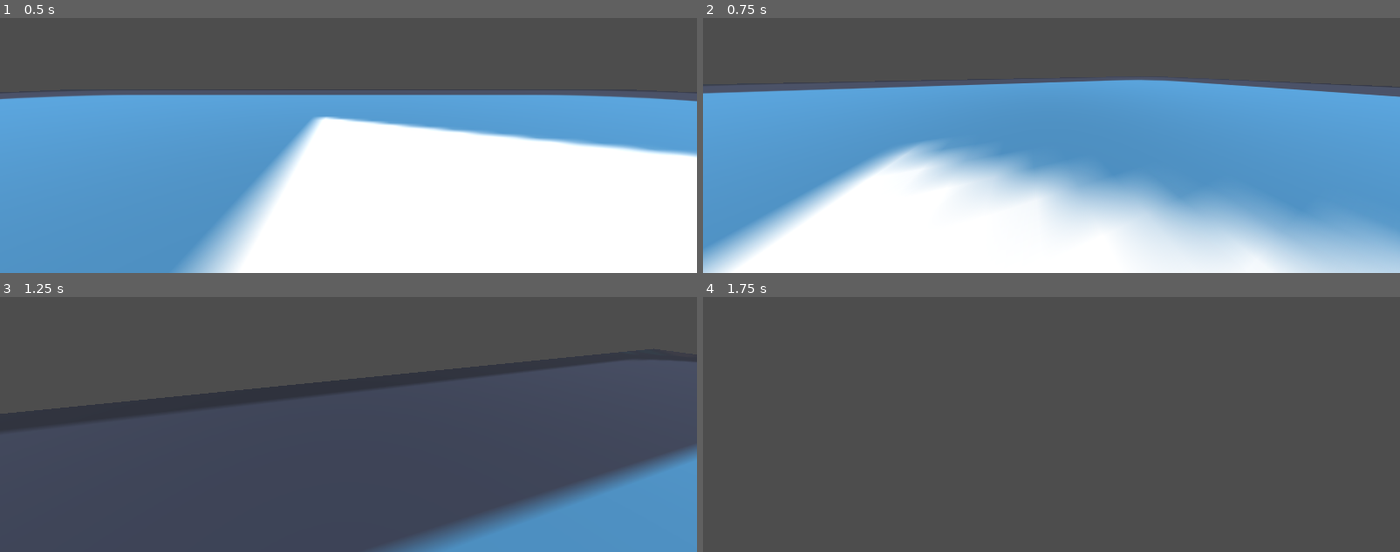
Above: before the commit, frames 1-4 (two rows, left to right).
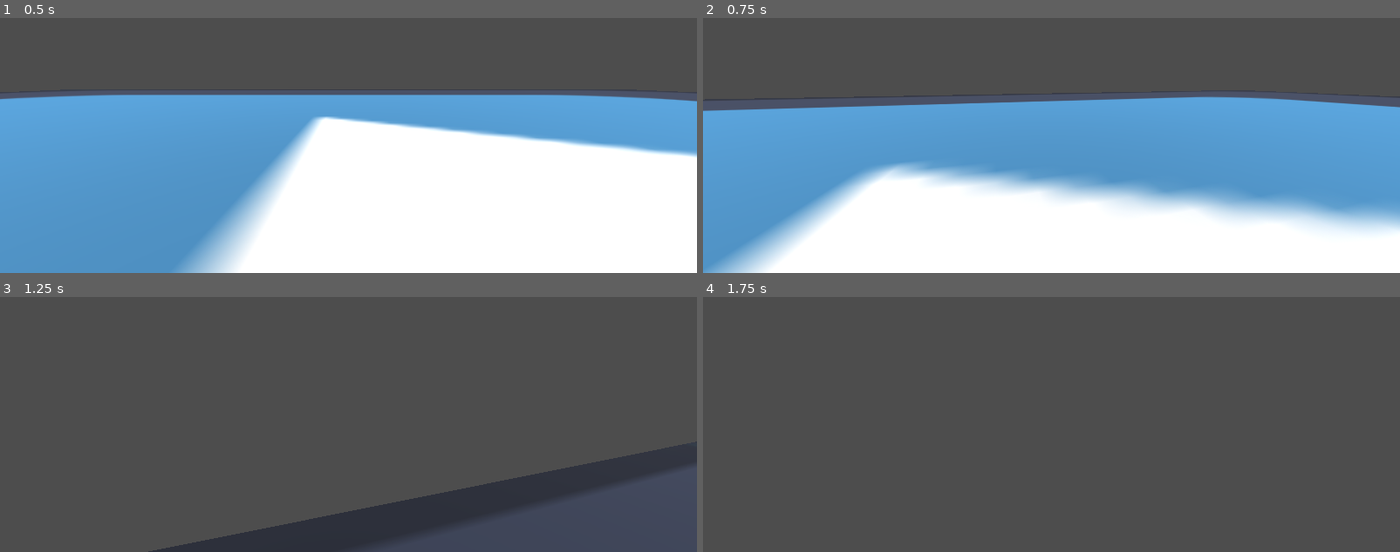
Above: after the commit, the same moments.

Repository: sudo-m3z1m/GhostRunner-like
Game: Godot game, scene res://Prefabs/test_scene.tscn
The game is run twice, just before and just after one commit, with the same random seed, the same clock (stepped at 60 frames per second) and the same inputs. The engine's default icon, where the game draws it, is replaced by a stand-in: a white triangle on a blue panel in a dark square.
Inputs (mouse positions are in pixels of both pictures, inside the frame that each line leads up to):
- Up to frame 1 (0.5 s): no input
- Up to frame 2 (0.75 s): tap Enter at 0.5 s; move the mouse to (1086, 76) at 0.52 s; hold W (Forward) from 0.53 s (still down); tap Shift (Shift) at 0.6 s
- Up to frame 3 (1.25 s): keep holding W (Forward); tap Space (Space) at 0.8 s
- Up to frame 4 (1.75 s): keep holding W (Forward); move the mouse to (1016, 358) at 1.27 s; tap Space (Space) at 1.35 s; tap Shift (Shift) at 1.55 s

Frame 1 is identical in both runs. In frame 2, 25% of the frame differs, in the area x 0-100%, y 23-100%; in frame 3, 21%; in frame 4, nothing differs.

Commit message:
Added moving, idle and jump states. Added input handler with states changing. Need code review)

Diff:
--- a/Prefabs/CharacterController/States/idle.gd
+++ b/Prefabs/CharacterController/States/idle.gd
@@ -1,10 +1,17 @@
 extends State
+
+@export_range(0, 1) var inertia: float
 
 func enter_state(target: Player) -> void:
 	super(target)
 
 func update_state(delta: float) -> void:
-	pass
+	target.velocity.x = lerp(target.velocity.x, 0.0, inertia)
+	target.velocity.z = lerp(target.velocity.z, 0.0, inertia)
+
+	target.move_and_slide()
 
 func exit_state(next_state: StateMachine.STATES) -> bool:
+	if is_next_state_valid(next_state):
+		return true
 	return false
--- a/Prefabs/CharacterController/States/jump.gd
+++ b/Prefabs/CharacterController/States/jump.gd
@@ -1,10 +1,23 @@
 extends State
+
+@export var jump_strength: float
+@export var max_speed: float
+@export_range(0, 1) var acceleration: float
+
+var direction: Vector3
 
 func enter_state(target: Player) -> void:
 	super(target)
+	target.velocity.y += jump_strength
 
 func update_state(delta: float) -> void:
-	pass
+	direction = state_machine.direction
+	direction = direction.rotated(Vector3.UP, target.camera.rotation.y)
+
+	target.velocity.x = lerp(target.velocity.x, direction.x * max_speed, acceleration)
+	target.velocity.z = lerp(target.velocity.z, direction.z * max_speed, acceleration)
+
+	target.move_and_slide()
 
 func exit_state(next_state: StateMachine.STATES) -> bool:
-	return false
+	return true
--- a/Prefabs/CharacterController/States/moving.gd
+++ b/Prefabs/CharacterController/States/moving.gd
@@ -1,10 +1,23 @@
 extends State
+
+@export var max_speed: float
+@export_range(0, 1) var acceleration: float
+
+var direction: Vector3
 
 func enter_state(target: Player) -> void:
 	super(target)
 
 func update_state(delta: float) -> void:
-	pass
+	direction = state_machine.direction
+	direction = direction.rotated(Vector3.UP, target.camera.rotation.y)
+
+	target.velocity.x = lerp(target.velocity.x, direction.x * max_speed, acceleration)
+	target.velocity.z = lerp(target.velocity.z, direction.z * max_speed, acceleration)
+
+	target.move_and_slide()
 
 func exit_state(next_state: StateMachine.STATES) -> bool:
+	if is_next_state_valid(next_state):
+		return true
 	return false
--- a/Prefabs/CharacterController/States/state.gd
+++ b/Prefabs/CharacterController/States/state.gd
@@ -16,7 +16,7 @@
 	pass
 
 func exit_state(next_state: StateMachine.STATES) -> bool:
-	return false
+	return true
 
 func is_next_state_valid(next_state: StateMachine.STATES) -> bool:
 	for state in accepted_states:
--- a/Prefabs/CharacterController/input_handler.gd
+++ b/Prefabs/CharacterController/input_handler.gd
@@ -1,3 +1,51 @@
 extends Node
 
 class_name InputHandler
+
+@onready var state_machine: StateMachine = get_parent().get_node("StateMachine")
+
+var actions_array: Array[String] = [
+	"Space",
+	"Shift",
+	"Escape"
+]
+
+var move_actions_array: Array[String] = [
+	"Back",
+	"Forward",
+	"Left",
+	"Right"
+]
+
+func _process(delta: float) -> void:
+	add_direction()
+
+func _unhandled_input(event) -> void:
+	for action in actions_array:
+		if event.is_action_pressed(action):
+			get_action(action)
+
+func add_direction() -> void:
+	state_machine.direction = Vector3.ZERO
+	if Input.is_action_pressed("Back"):
+		state_machine.direction.z += 1
+	if Input.is_action_pressed("Forward"):
+		state_machine.direction.z -= 1
+	if Input.is_action_pressed("Left"):
+		state_machine.direction.x -= 1
+	if Input.is_action_pressed("Right"):
+		state_machine.direction.x += 1
+	if !state_machine.direction:
+		state_machine.change_state(StateMachine.STATES.IDLE)
+		return
+	state_machine.change_state(StateMachine.STATES.MOVING)
+	state_machine.direction = state_machine.direction.normalized()
+
+func get_action(action: String) -> void:
+	match action:
+		"Space":
+			state_machine.change_state(StateMachine.STATES.JUMP)
+		"Shift":
+			pass
+		"Escape":
+			pass
--- a/Prefabs/CharacterController/state_machine.gd
+++ b/Prefabs/CharacterController/state_machine.gd
@@ -17,10 +17,14 @@
 
 @export var start_state: STATES
 
-var current_state: State
+var current_state: State = State.new()
+var direction: Vector3 = Vector3.ZERO
 
 func _ready() -> void:
-	current_state = states[start_state]
+	change_state(start_state)
+
+func _physics_process(delta: float) -> void:
+	current_state.update_state(delta)
 
 func change_state(new_state: STATES) -> void:
 	if states[new_state] == current_state or !current_state.exit_state(new_state):
--- a/Prefabs/player.gd
+++ b/Prefabs/player.gd
@@ -13,21 +13,21 @@
 @export var max_angle: float
 
 @onready var camera: Camera3D = $Camera3D
-#@onready var input_handler: Node = $InputHandler
-#@onready var state_machine: Node = $StateMachine
+@onready var input_handler: InputHandler = $InputHandler
+@onready var state_machine: StateMachine = $StateMachine
 
 func _ready() -> void:
 	Input.set_mouse_mode(Input.MOUSE_MODE_CAPTURED)
 	camera.fov = default_fov
 
 func _physics_process(delta: float) -> void:
-	velocity.x = lerp(velocity.x, get_direction().x * max_speed, acceleration_weight)
-	velocity.z = lerp(velocity.z, get_direction().z * max_speed, acceleration_weight)
+	#velocity.x = lerp(velocity.x, get_direction().x * max_speed, acceleration_weight)
+	#velocity.z = lerp(velocity.z, get_direction().z * max_speed, acceleration_weight)
 
 	velocity.y -= gravity
 
 	camera.rotation.x = clamp(camera.rotation.x, -deg_to_rad(camera_clamp_degrees), deg_to_rad(camera_clamp_degrees))
-	move_and_slide()
+	#move_and_slide()
 
 func make_dash() -> void:
 	var direction: Vector3 = Vector3.FORWARD.rotated(Vector3.UP, camera.rotation.y)
@@ -42,10 +42,10 @@
 	if event is InputEventMouseMotion:
 		camera.rotation.y -= event.relative.x * sensintivity
 		camera.rotation.x -= event.relative.y * sensintivity
-	if event.is_action("Space") and is_on_floor():
-		velocity += Vector3.UP * jump_strength
-	if event.is_action("Shift"):
-		make_dash()
+	#if event.is_action("Space") and is_on_floor():
+		#velocity += Vector3.UP * jump_strength
+	#if event.is_action("Shift"):
+		#make_dash()
 
 func get_direction() -> Vector3:
 	var direction: Vector3
--- a/Prefabs/player.tscn
+++ b/Prefabs/player.tscn
@@ -1,9 +1,11 @@
-[gd_scene load_steps=6 format=3 uid="uid://bljjoykcp0swp"]
+[gd_scene load_steps=8 format=3 uid="uid://bljjoykcp0swp"]
 
 [ext_resource type="Script" path="res://Prefabs/player.gd" id="1_p0jtv"]
 [ext_resource type="Script" path="res://Prefabs/CharacterController/input_handler.gd" id="2_qeet4"]
 [ext_resource type="Script" path="res://Prefabs/CharacterController/state_machine.gd" id="2_ya1ud"]
 [ext_resource type="Script" path="res://Prefabs/CharacterController/States/idle.gd" id="4_w3owe"]
+[ext_resource type="Script" path="res://Prefabs/CharacterController/States/moving.gd" id="5_cwlag"]
+[ext_resource type="Script" path="res://Prefabs/CharacterController/States/jump.gd" id="6_4p4ke"]
 
 [sub_resource type="BoxShape3D" id="BoxShape3D_gsifa"]
 size = Vector3(1, 2.27246, 1)
@@ -39,9 +41,19 @@
 
 [node name="Idle" type="Node" parent="StateMachine"]
 script = ExtResource("4_w3owe")
+inertia = 0.1
 animation = "Idle"
 accepted_states = Array[int]([1, 2])
 
 [node name="Moving" type="Node" parent="StateMachine"]
+script = ExtResource("5_cwlag")
+max_speed = 40.0
+acceleration = 0.2
+animation = "Moving"
+accepted_states = Array[int]([2, 0])
 
 [node name="Jump" type="Node" parent="StateMachine"]
+script = ExtResource("6_4p4ke")
+jump_strength = 30.0
+max_speed = 20.0
+acceleration = 0.1
--- a/project.godot
+++ b/project.godot
@@ -47,3 +47,8 @@
 "events": [Object(InputEventKey,"resource_local_to_scene":false,"resource_name":"","device":-1,"window_id":0,"alt_press …(182 unchanged characters)…
 ]
 }
+Escape={
+"deadzone": 0.5,
+"events": [Object(InputEventKey,"resource_local_to_scene":false,"resource_name":"","device":-1,"window_id":0,"alt_pressed":false,"shift_pressed":false,"ctrl_pressed":false,"meta_pressed":false,"pressed":false,"keycode":0,"physical_keycode":4194305,"key_label":0,"unicode":0,"echo":false,"script":null)
+]
+}
